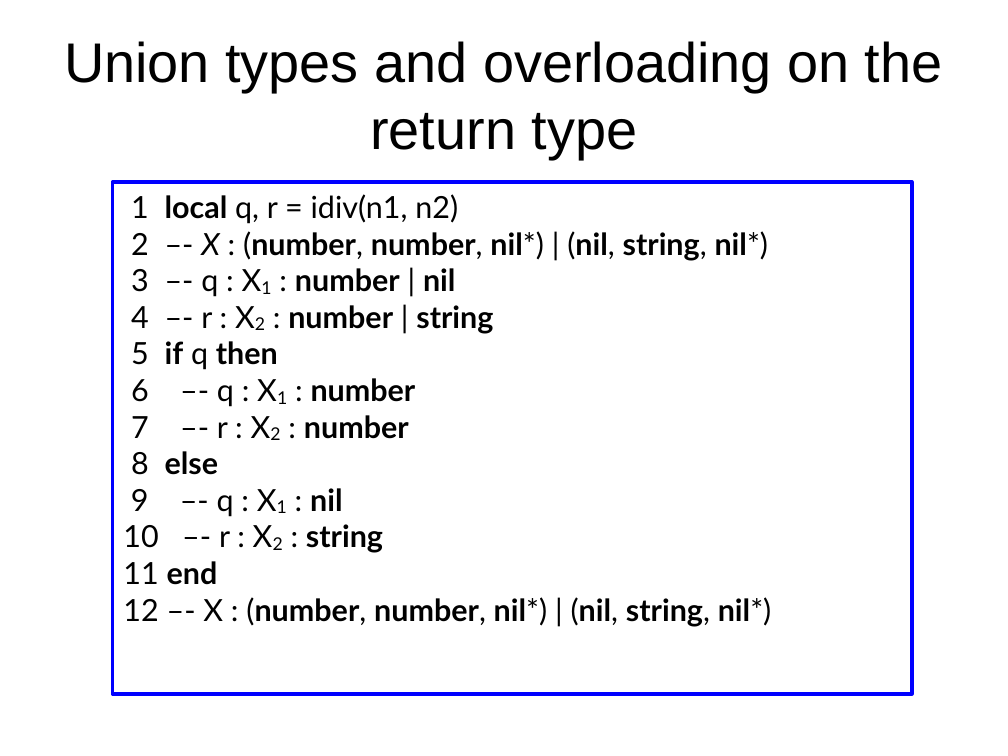
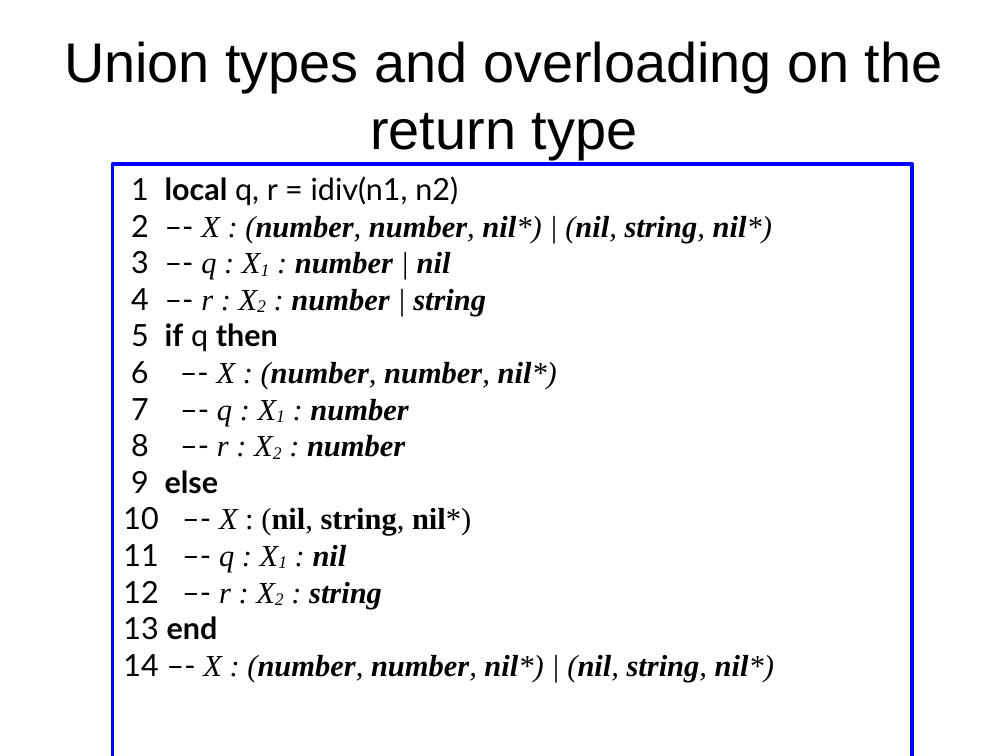
Before and after one commit to andremm/typedlua, a slide deck: slide 16 of doc/slides/dyla2014.odp. Drawn at 1008x756 pixels with LibreOffice and Linux fonts; fonts in the diff are those of the drawing. Boxes give left, top, right and bottom in pixels: in the first picture for what was removed or moved away, otherwise in the second. Text is boxed around its words. In the diff, an @@ line names an element or a change of style, - is before the commit and + after.

```diff
--- a/doc/slides/dyla2014.odp
+++ b/doc/slides/dyla2014.odp
@@ rectangle "1 local q, r = ...": place and size @@
-rectangle "1 local q, r = ..." at (113,182,912,694)
+rectangle "1 local q, r = ..." at (113,164,912,756)
@@ text in rectangle at (131,215,772,316): font Lato to Times New Roman in "X : (number, number, nil*) | (nil, ...", "q : X1 : number | nil", "r : X2 : number | string"; italic on in ": (number, number, nil*) | (nil, string, ...", "q : X1 : number | nil", "r : X2 : number | string" @@
@@ text in rectangle at (123,361,774,682): text changed; font Lato to Times New Roman; italic on @@
-6 –- q : X1 : number
-7 –- r : X2 : number
-8 else
-9 –- q : X1 : nil
-10 –- r : X2 : string
-11 end
-12 –- X : (number, number, nil*) | (nil, string, nil*)
+6 –- X : (number, number, nil*)
+7 –- q : X1 : number
+8 –- r : X2 : number
+9 else
+10 –- X : (nil, string, nil*)
+11 –- q : X1 : nil
+12 –- r : X2 : string
+13 end
+14 –- X : (number, number, nil*) | (nil, string, nil*)
```
Also in this commit, not shown: 20 other slides changed.
